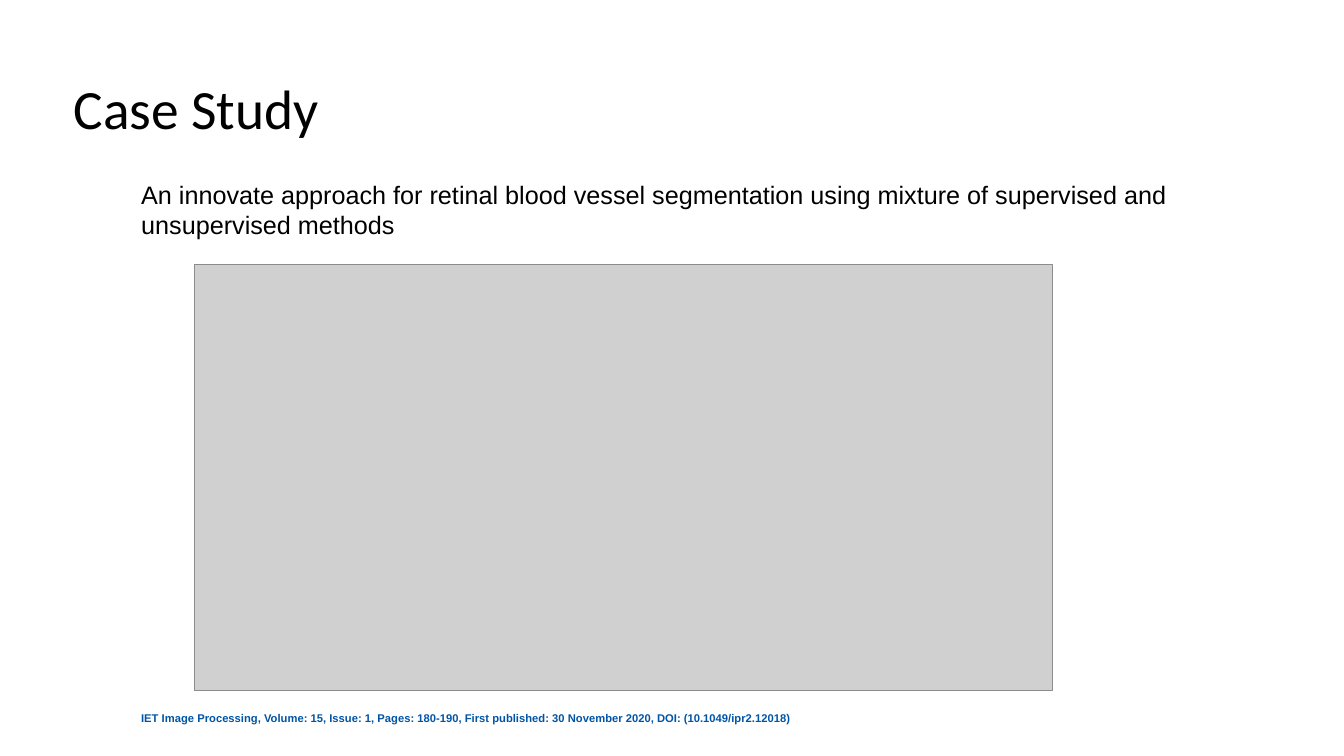
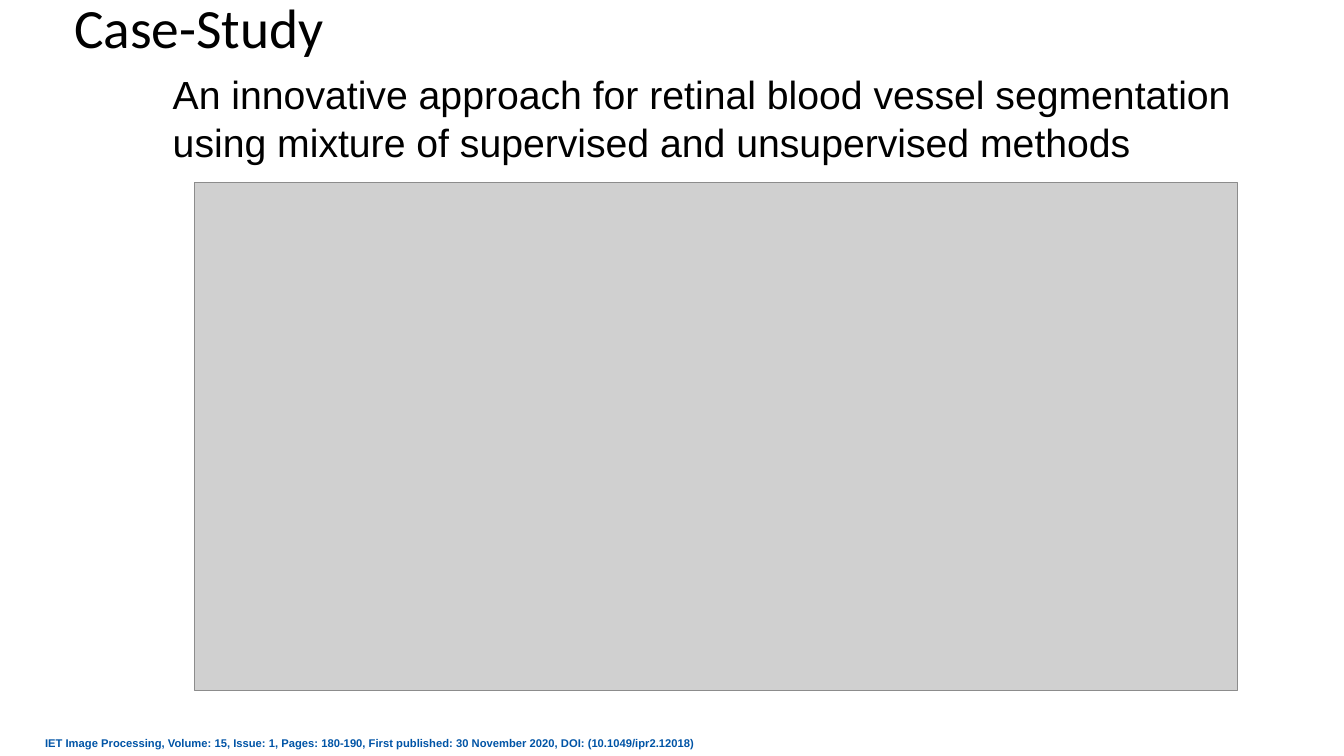
Before and after one commit to SannioAnalytics/Online-Materials, a slide deck: slide 21 of 18. Random Forests.pptx. Drawn at 1344x756 pixels with LibreOffice and Linux fonts; fonts in the diff are those of the drawing; grey boxes stand for pictures. Boxes give left, top, right and bottom in pixels: in the first picture for what was removed or moved away, otherwise in the second. Text is boxed around its words. In the diff, an @@ line names an element or a change of style, - is before the commit and + after.

```diff
--- a/18. Random Forests.pptx
+++ b/18. Random Forests.pptx
@@ title at bbox=[74, 9, 324, 57]: text changed @@
-Case Study
+Case-Study
@@ text at bbox=[173, 80, 1230, 165]: text changed; size 18 to 28 pt @@
-An innovate approach for retinal blood vessel segmentation using mixture of supervised and unsupervised methods
+An innovative approach for retinal blood vessel segmentation using mixture of supervised and unsupervised methods
@@ picture: place and size @@
-picture at bbox=[195, 264, 1053, 690]
+picture at bbox=[195, 182, 1238, 690]
@@ text "IET Image Processing, Volume: 15, ...": place and size @@
-text "IET Image Processing, Volume: 15, ..." at bbox=[141, 713, 790, 724]
+text "IET Image Processing, Volume: 15, ..." at bbox=[45, 738, 694, 749]
```
Also in this commit, not shown: 21 other slides changed, 1 other file.
